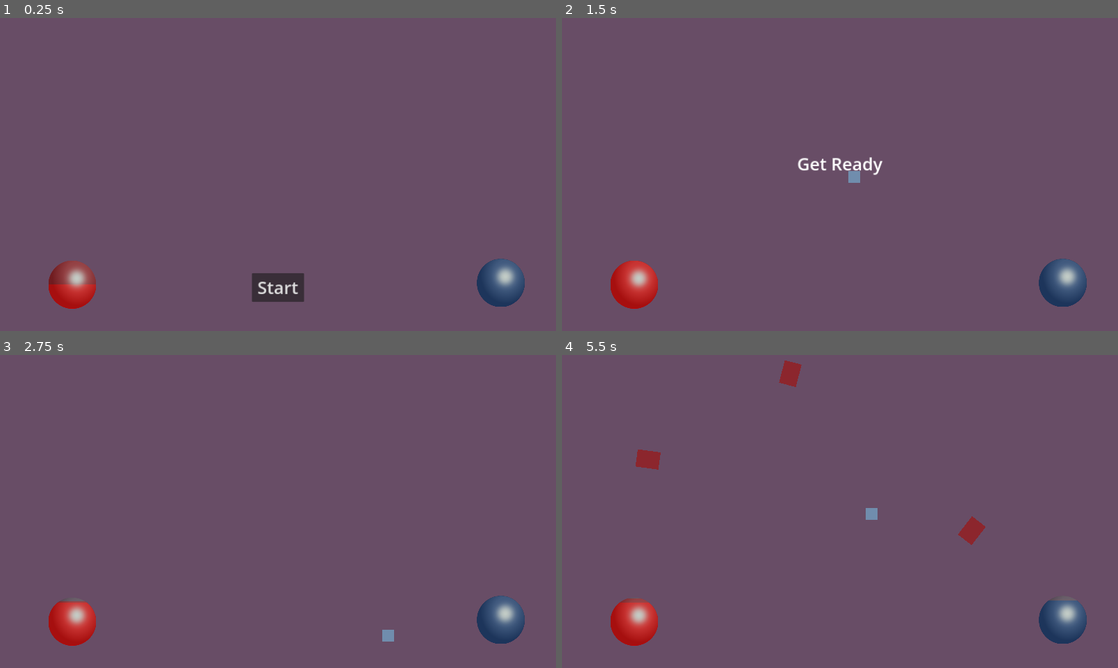
Above: before the commit, frames 1-4 (two rows, left to right).
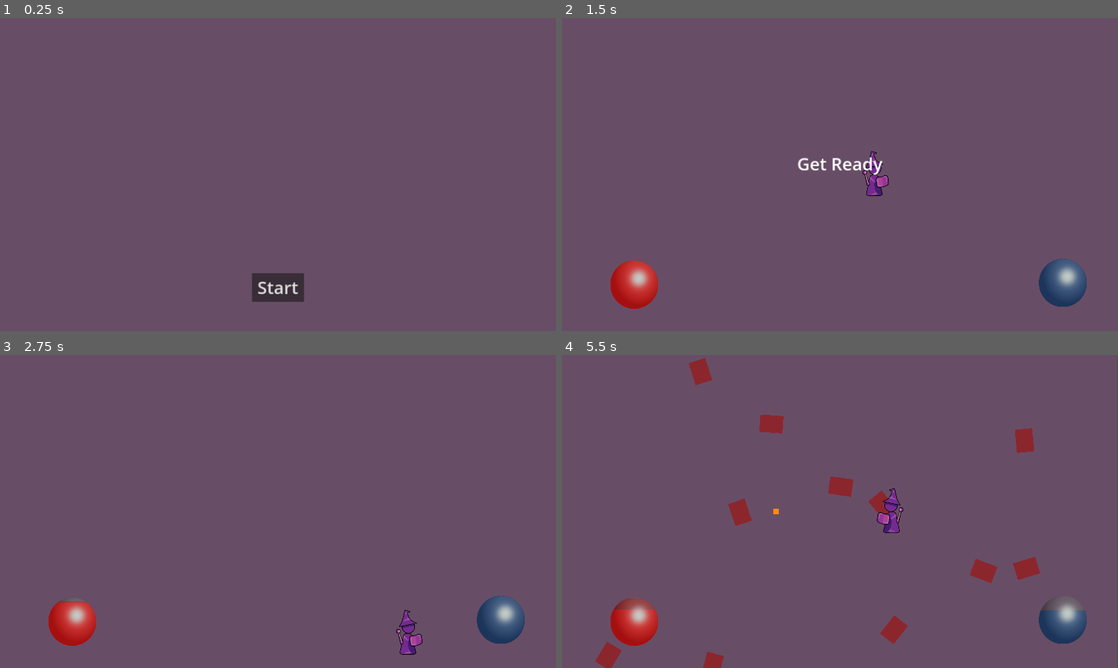
Above: after the commit, the same moments.

Repository: kurilluk/GDSJam23
Game: Godot game, scene res://assets/scenes/Main.tscn
Same seed, same stepped clock (60 frames per second), same inputs: the game is played once before the commit and once after it.
Inputs:
- Up to frame 1 (0.25 s): no input
- Up to frame 2 (1.5 s): click "Start" at 0.5 s; hold D (Right) from 1.28 s (still down); tap 1 (Potion_1) at 1.35 s
- Up to frame 3 (2.75 s): release D (Right) at 2.03 s; hold S (Down) from 2.03 s (still down); tap 2 (Potion_2) at 2.1 s
- Up to frame 4 (5.5 s): release S (Down) at 2.78 s; hold D (Right) 2.78-3.53 s; tap one key every 0.75 s from 2.85 s: 3 (Potion_3) 4 (Potion_4) 1 (Potion_1) 2 (Potion_2); hold W (Up) 3.53-4.28 s; hold A (Left) from 4.28 s (still down)

The runs differ from the first frame. In frame 1, 2.1% of the frame differs, in the area x 8-95%, y 76-93%; in frame 2, 0.4%; in frame 3, 0.4%; in frame 4, 4.0%, in the area x 6-100%, y 0-100%.

Commit message:
graphics n stuff

Diff:
--- /dev/null
+++ b/examples/dodge_the_creeps/assets/scenes/Fireball.tscn
@@ -0,0 +1,25 @@
+[gd_scene load_steps=3 format=3 uid="uid://ddifmu7obmqe2"]
+
+[ext_resource type="Script" path="res://assets/scripts/Fireball.gd" id="1_g27v3"]
+
+[sub_resource type="CircleShape2D" id="CircleShape2D_pdiw0"]
+radius = 15.0
+
+[node name="Fireball" type="Area2D" groups=["Projectile"]]
+script = ExtResource("1_g27v3")
+
+[node name="CollisionShape2D" type="CollisionShape2D" parent="."]
+shape = SubResource("CircleShape2D_pdiw0")
+
+[node name="VisibleOnScreenNotifier2D" type="VisibleOnScreenNotifier2D" parent="."]
+
+[node name="ProjectileRect" type="ColorRect" parent="."]
+z_index = 1
+offset_left = -10.0
+offset_top = -10.0
+offset_right = 10.0
+offset_bottom = 10.0
+
+[connection signal="area_entered" from="." to="." method="_on_area_entered"]
+[connection signal="body_entered" from="." to="." method="_on_body_entered"]
+[connection signal="screen_exited" from="VisibleOnScreenNotifier2D" to="." method="_on_screen_exited"]
--- a/examples/dodge_the_creeps/assets/scenes/HUD.tscn
+++ b/examples/dodge_the_creeps/assets/scenes/HUD.tscn
@@ -17,12 +17,13 @@
 [sub_resource type="StyleBoxFlat" id="StyleBoxFlat_lp17v"]
 bg_color = Color(0.0352941, 0.517647, 0.85098, 1)
 
-[node name="HUD" type="CanvasLayer" node_paths=PackedStringArray("HealthBar", "UnderlyingHealthBar", "ManaBar", "UnderlyingManaBar")]
+[node name="HUD" type="CanvasLayer" node_paths=PackedStringArray("HealthBar", "UnderlyingHealthBar", "ManaBar", "UnderlyingManaBar", "ColorFadeRect")]
 script = ExtResource("1_8bs4p")
 HealthBar = NodePath("HealthBar_simple")
 UnderlyingHealthBar = NodePath("UnderlyingHealthBar")
 ManaBar = NodePath("ManaBar_simple")
 UnderlyingManaBar = NodePath("UnderlyingManaBar")
+ColorFadeRect = NodePath("ColorFade")
 
 [node name="ScoreLabel" type="Label" parent="."]
 anchors_preset = 10
@@ -49,6 +50,7 @@
 horizontal_alignment = 1
 
 [node name="StartButton" type="Button" parent="."]
+z_index = 1000
 anchors_preset = 7
 anchor_left = 0.5
 anchor_top = 1.0
@@ -99,7 +101,7 @@
 offset_top = 837.0
 offset_right = 334.0
 offset_bottom = 1009.0
-value = 50.0
+value = 100.0
 fill_mode = 3
 texture_under = ExtResource("2_jl3v8")
 texture_over = ExtResource("3_4bm3m")
@@ -144,5 +146,14 @@
 tint_under = Color(0.207843, 0.207843, 0.207843, 1)
 tint_progress = Color(0.0509804, 0.152941, 0.317647, 0.768627)
 
+[node name="ColorFade" type="ColorRect" parent="."]
+modulate = Color(1, 1, 1, 0)
+z_index = 999
+offset_left = -99.0
+offset_top = -93.0
+offset_right = 2045.0
+offset_bottom = 1185.0
+mouse_filter = 2
+
 [connection signal="pressed" from="StartButton" to="." method="_on_StartButton_pressed"]
 [connection signal="timeout" from="MessageTimer" to="." method="_on_MessageTimer_timeout"]
--- a/examples/dodge_the_creeps/assets/scenes/Main.tscn
+++ b/examples/dodge_the_creeps/assets/scenes/Main.tscn
@@ -1,12 +1,14 @@
-[gd_scene load_steps=9 format=3 uid="uid://cyfwty2q3rdse"]
+[gd_scene load_steps=11 format=3 uid="uid://cyfwty2q3rdse"]
 
 [ext_resource type="Script" path="res://assets/scripts/Main.gd" id="1"]
 [ext_resource type="PackedScene" uid="uid://rkdnhqgf2hpj" path="res://assets/scenes/Mob.tscn" id="2"]
 [ext_resource type="PackedScene" uid="uid://4vwrqjegqwpj" path="res://assets/scenes/Player.tscn" id="3"]
 [ext_resource type="PackedScene" uid="uid://ccqoreueuxdb7" path="res://assets/scenes/HUD.tscn" id="4"]
 [ext_resource type="AudioStream" uid="uid://q2pf4fr8d0ks" path="res://art/House In a Forest Loop.ogg" id="5"]
+[ext_resource type="PackedScene" uid="uid://ddifmu7obmqe2" path="res://assets/scenes/Fireball.tscn" id="5_h27ax"]
 [ext_resource type="AudioStream" uid="uid://dw26fpygeag8o" path="res://art/gameover.wav" id="6"]
 [ext_resource type="PackedScene" uid="uid://da54cmhq2t3to" path="res://assets/scenes/Layer.tscn" id="7_23b4r"]
+[ext_resource type="Script" path="res://assets/scripts/Camera.gd" id="8_3uva2"]
 
 [sub_resource type="Curve2D" id="1"]
 _data = {
@@ -38,9 +40,10 @@
 
 [node name="Player" parent="." node_paths=PackedStringArray("Game_HUD") instance=ExtResource("3")]
 Game_HUD = NodePath("../HUD")
+Fireball = ExtResource("5_h27ax")
 
 [node name="StartPosition" type="Marker2D" parent="."]
-position = Vector2(890, 549)
+position = Vector2(960, 540)
 
 [node name="MobPath" type="Path2D" parent="."]
 curve = SubResource("1")
@@ -56,12 +59,10 @@
 [node name="Layers" type="Node2D" parent="."]
 
 [node name="Layer" parent="Layers" instance=ExtResource("7_23b4r")]
-position = Vector2(81, 568)
 background_color = Color(0.407843, 0.301961, 0.4, 1)
 enemy_main_color = Color(0.54902, 0.14902, 0.176471, 1)
 
 [node name="Layer_swap_x" parent="Layers" instance=ExtResource("7_23b4r")]
-position = Vector2(81, 568)
 enemy_main_color = Color(0.376471, 0.172549, 0.309804, 1)
 input_modification = {
 "Down": Vector2(0, 1),
@@ -77,7 +78,6 @@
 }
 
 [node name="Layer_swap_xy" parent="Layers" instance=ExtResource("7_23b4r")]
-position = Vector2(81, 568)
 background_color = Color(0.552941, 0.25098, 0.137255, 1)
 enemy_main_color = Color(0.0901961, 0.258824, 0.282353, 1)
 input_modification = {
@@ -106,7 +106,12 @@
 
 [node name="LayerSwitchTimer" type="Timer" parent="Timers"]
 wait_time = 10.0
-autostart = true
+
+[node name="CastMagickTimer" type="Timer" parent="Timers"]
+
+[node name="Camera2D" type="Camera2D" parent="."]
+position = Vector2(960, 540)
+script = ExtResource("8_3uva2")
 
 [connection signal="start_game" from="HUD" to="." method="new_game"]
 [connection signal="on_death" from="Player" to="." method="game_over"]
@@ -114,5 +119,6 @@
 [connection signal="timeout" from="Timers/ScoreTimer" to="." method="_on_ScoreTimer_timeout"]
 [connection signal="timeout" from="Timers/StartTimer" to="." method="_on_StartTimer_timeout"]
 [connection signal="timeout" from="Timers/LayerSwitchTimer" to="." method="_on_layer_switch_timer_timeout"]
+[connection signal="timeout" from="Timers/CastMagickTimer" to="Player" method="_on_cast_magick_timer_timeout"]
 
 [editable path="HUD"]
--- a/examples/dodge_the_creeps/assets/scenes/Mob.tscn
+++ b/examples/dodge_the_creeps/assets/scenes/Mob.tscn
@@ -48,7 +48,7 @@
 radius = 37.0
 height = 100.0
 
-[node name="Mob" type="RigidBody2D" groups=["mobs"]]
+[node name="Mob" type="RigidBody2D" groups=["Projectile", "mobs"]]
 collision_mask = 0
 gravity_scale = 0.0
 script = ExtResource("1_rt6dc")
--- a/examples/dodge_the_creeps/assets/scenes/Player.tscn
+++ b/examples/dodge_the_creeps/assets/scenes/Player.tscn
@@ -1,10 +1,11 @@
-[gd_scene load_steps=14 format=3 uid="uid://4vwrqjegqwpj"]
+[gd_scene load_steps=15 format=3 uid="uid://4vwrqjegqwpj"]
 
 [ext_resource type="Script" path="res://assets/scripts/Player.gd" id="1_xm0s2"]
 [ext_resource type="Texture2D" uid="uid://ftkxr8r4qghp" path="res://art/playerGrey_walk1.png" id="2_ngcnf"]
 [ext_resource type="Texture2D" uid="uid://couyhcegeihme" path="res://art/playerGrey_walk2.png" id="3_qyo00"]
 [ext_resource type="Texture2D" uid="uid://b4yyoafu8bi0q" path="res://art/playerGrey_up1.png" id="4_odtsq"]
 [ext_resource type="Texture2D" uid="uid://bko65a0nd66st" path="res://art/playerGrey_up2.png" id="5_cxyma"]
+[ext_resource type="Texture2D" uid="uid://3eg17k5kp83j" path="res://assets/sprites/player_test.png" id="6_cp04e"]
 
 [sub_resource type="SpriteFrames" id="1"]
 animations = [{
@@ -32,8 +33,8 @@
 }]
 
 [sub_resource type="CapsuleShape2D" id="2"]
-radius = 27.0
-height = 68.0
+radius = 33.0
+height = 154.0
 
 [sub_resource type="Gradient" id="3"]
 colors = PackedColorArray(1, 1, 1, 0.501961, 1, 1, 1, 0)
@@ -76,10 +77,16 @@
 speed_scale = 2.0
 
 [node name="ColorRect" type="ColorRect" parent="."]
-offset_left = -20.0
-offset_top = -20.0
-offset_right = 20.0
-offset_bottom = 20.0
+visible = false
+offset_left = -30.0
+offset_top = -30.0
+offset_right = 30.0
+offset_bottom = 30.0
 color = Color(0.439216, 0.552941, 0.678431, 1)
 
+[node name="Sprite2D" type="Sprite2D" parent="."]
+position = Vector2(0, -5)
+scale = Vector2(0.7, 0.7)
+texture = ExtResource("6_cp04e")
+
 [connection signal="body_entered" from="." to="." method="_on_Player_body_entered"]
--- /dev/null
+++ b/examples/dodge_the_creeps/assets/scripts/Camera.gd
@@ -0,0 +1,15 @@
+extends Camera2D
+
+@export var shake_duration := 0.5
+@export var shake_times := 10
+@export var shake_scale := 2
+
+func camera_shake(dmg_scale):
+	var tween = create_tween()
+	for i in range(shake_times):
+		var target_location = Vector2(
+			randf_range(-shake_scale * dmg_scale, shake_scale * dmg_scale),
+			randf_range(-shake_scale * dmg_scale, shake_scale * dmg_scale)
+		)
+		tween.tween_property(self, "offset", target_location, shake_duration / shake_times)
+	tween.tween_property(self, "offset", Vector2.ZERO, shake_duration / shake_times)
--- /dev/null
+++ b/examples/dodge_the_creeps/assets/scripts/Collidable.gd
@@ -0,0 +1,5 @@
+extends CollisionObject2D
+class_name Collidable
+
+func on_collision(other: CollisionObject2D):
+	pass
--- /dev/null
+++ b/examples/dodge_the_creeps/assets/scripts/Fireball.gd
@@ -0,0 +1,56 @@
+extends Area2D
+class_name Fireball
+
+var speed: int
+var direction: Vector2
+var on_death_callback: Callable
+var ignore_target
+
+func set_color(new_color):
+	$ProjectileRect.color = new_color
+
+func set_speed(new_speed):
+	self.speed = new_speed
+
+func set_ignore_target(target):
+	self.ignore_target = target
+
+func set_rot(rotation):
+	pass
+
+func set_dir(new_direction):
+	self.direction = new_direction
+	pass
+
+func set_pos(new_position):
+	position = new_position
+	pass
+
+# Called every frame. 'delta' is the elapsed time since the previous frame.
+func _process(delta):
+	position = position + (direction * speed * delta)
+	#print("process called: " + str(position) + " " + str(speed) + " " + str(direction))
+	pass
+
+func _on_screen_exited():
+	destroy_self()
+	pass # Replace with function body.
+
+func destroy_self():
+	on_death_callback.bind(self).call()
+	queue_free()
+
+func _on_body_entered(body):
+	if body.is_in_group("Player"):
+		pass # Replace with function body.
+	if body.is_in_group("mobs"):
+		destroy_self()
+		body.die()
+
+
+func _on_area_entered(area):
+	if area.is_in_group("Player") and ignore_target != "Player":
+		destroy_self()
+	if area.is_in_group("Projectile"):
+		destroy_self()
+	pass # Replace with function body.
--- a/examples/dodge_the_creeps/assets/scripts/HUD.gd
+++ b/examples/dodge_the_creeps/assets/scripts/HUD.gd
@@ -7,6 +7,8 @@
 @export var ManaBar: TextureProgressBar
 @export var UnderlyingManaBar: TextureProgressBar
 
+@export var ColorFadeRect: ColorRect
+
 @export var bar_tween_first_dur = 0.15
 @export var bar_tween_second_dur = 0.15
 @export var bar_tween_third_dur = 0.5
@@ -14,16 +16,40 @@
 var health_tween: Tween
 var mana_tween: Tween
 
+func _ready():
+	hud_bars_hidden()
+
 func show_message(text):
 	$MessageLabel.text = text
 	$MessageLabel.show()
 	$MessageTimer.start()
 
+func show_hud_bars():
+	var bars = [HealthBar, UnderlyingHealthBar, ManaBar, UnderlyingManaBar]
+	var show_tween = create_tween()
+	show_tween.set_parallel(true)
+	for bar in bars:
+		bar.modulate = Color.TRANSPARENT
+		show_tween.tween_property(bar, "modulate", Color.WHITE, 1.0).set_ease(Tween.EASE_OUT).set_trans(Tween.TRANS_QUAD)
+
+func hide_hud_bars():
+	var bars = [HealthBar, UnderlyingHealthBar, ManaBar, UnderlyingManaBar]
+	var hide_tween = create_tween()
+	hide_tween.set_parallel(true)
+	for bar in bars:
+		bar.modulate = Color.WHITE
+		hide_tween.tween_property(bar, "modulate", Color.TRANSPARENT, 0.5).set_ease(Tween.EASE_OUT).set_trans(Tween.TRANS_QUAD)
+
 func set_hud_bars():
-	HealthBar.max_value = 100
-	HealthBar.value = 100
-	ManaBar.max_value = 100
-	ManaBar.value = 100
+	var bars = [HealthBar, UnderlyingHealthBar, ManaBar, UnderlyingManaBar]
+	for bar in bars:
+		bar.max_value = 100
+		bar.value = 100
+
+func hud_bars_hidden():
+	var bars = [HealthBar, UnderlyingHealthBar, ManaBar, UnderlyingManaBar]
+	for bar in bars:
+		bar.modulate = Color.TRANSPARENT
 
 func update_bar(old_value, new_value, type):
 	var tweener: Tween
@@ -68,6 +94,17 @@
 	await get_tree().create_timer(1).timeout
 	$StartButton.show()
 
+func scene_fade_in():
+	pass
+
+func fade_layer_switch(callback: Callable):
+	ColorFadeRect.color = Color.WHITE
+	ColorFadeRect.modulate = Color.TRANSPARENT
+	var layer_fade_tween = create_tween()
+
+	layer_fade_tween.tween_property(ColorFadeRect, "modulate", Color.WHITE, 0.25).set_ease(Tween.EASE_OUT).set_trans(Tween.TRANS_CUBIC)
+	layer_fade_tween.tween_property(ColorFadeRect, "modulate", Color.TRANSPARENT, 0.1).set_ease(Tween.EASE_IN).set_trans(Tween.TRANS_CUBIC)
+	layer_fade_tween.tween_callback(callback)
 
 func update_score(score):
 	$ScoreLabel.text = str(score)
--- a/examples/dodge_the_creeps/assets/scripts/Main.gd
+++ b/examples/dodge_the_creeps/assets/scripts/Main.gd
@@ -3,9 +3,12 @@
 @export var background: ColorRect
 @export var layers: Array[Layer]
 @export var mob_scene: PackedScene
+
+@export var enemy_spawn_amount = 2
 var score
 var current_layer
 var enemies: Array[Mob]
+var projectiles: Array[Fireball]
 
 func _ready() -> void:
 	pass
@@ -13,7 +16,10 @@
 func game_over():
 	$Timers/ScoreTimer.stop()
 	$Timers/MobTimer.stop()
+	$Timers/CastMagickTimer.stop()
+	$Timers/LayerSwitchTimer.stop()
 	$HUD.show_game_over()
+	$HUD.hide_hud_bars()
 	$Music.stop()
 	#$DeathSound.play()
 
@@ -21,11 +27,19 @@
 	get_tree().call_group(&"mobs", &"queue_free")
 	score = 0
 	$Player.start($StartPosition.position)
+	$Player.projectile_append = Callable(self, "append_projectile")
+	$Player.projectile_erase = Callable(self, "erase_projectile")
 	$Timers/StartTimer.start()
 	$HUD.update_score(score)
 	$HUD.show_message("Get Ready")
+	$HUD.show_hud_bars()
 	set_new_layer(layers[0])
 
+func append_projectile(projectile):
+	projectiles.append(projectile)
+
+func erase_projectile(projectile):
+	projectiles.erase(projectile)
 	#$Music.play()
 func set_new_layer(layer: Layer):
 	current_layer = layer
@@ -44,31 +58,32 @@
 		enemy.set_color(color)
 
 func _on_MobTimer_timeout():
+	for i in enemy_spawn_amount:
 	# Create a new instance of the Mob scene.
-	var mob = mob_scene.instantiate()
+		var mob = mob_scene.instantiate()
 
 	# Choose a random location on Path2D.
-	var mob_spawn_location = get_node(^"MobPath/MobSpawnLocation")
-	mob_spawn_location.progress = randi()
+		var mob_spawn_location = get_node(^"MobPath/MobSpawnLocation")
+		mob_spawn_location.progress = randi()
 
 	# Set the mob's direction perpendicular to the path direction.
-	var direction = mob_spawn_location.rotation + PI / 2
+		var direction = mob_spawn_location.rotation + PI / 2
 
 	# Set the mob's position to a random location.
-	mob.position = mob_spawn_location.position
+		mob.position = mob_spawn_location.position
 
 	# Add some randomness to the direction.
-	direction += randf_range(-PI / 4, PI / 4)
-	mob.rotation = direction
+		direction += randf_range(-PI / 4, PI / 4)
+		mob.rotation = direction
 
 	# Choose the velocity for the mob.
-	var velocity = Vector2(randf_range(650.0, 850.0), 0.0)
-	mob.linear_velocity = velocity.rotated(direction)
+		var velocity = Vector2(randf_range(650.0, 850.0), 0.0)
+		mob.linear_velocity = velocity.rotated(direction)
 
-	mob.set_color(current_layer.enemy_main_color)
-	enemies.append(mob)
+		mob.set_color(current_layer.enemy_main_color)
+		enemies.append(mob)
 	# Spawn the mob by adding it to the Main scene.
-	add_child(mob)
+		add_child(mob)
 
 func _on_ScoreTimer_timeout():
 	score += 1
@@ -77,8 +92,13 @@
 func _on_StartTimer_timeout():
 	$Timers/MobTimer.start()
 	$Timers/ScoreTimer.start()
+	$Timers/CastMagickTimer.start()
+	$Timers/LayerSwitchTimer.start()
 
 func _on_layer_switch_timer_timeout():
+	$HUD.fade_layer_switch(Callable(self, "set_new_layer_callback"))
+
+func set_new_layer_callback():
 	var new_layer = get_rand_layer()
 	while new_layer == current_layer:
 		new_layer = get_rand_layer()
--- a/examples/dodge_the_creeps/assets/scripts/Mob.gd
+++ b/examples/dodge_the_creeps/assets/scripts/Mob.gd
@@ -11,3 +11,6 @@
 
 func set_color(new_color):
 	$ColorRect.color = new_color
+
+func die():
+	queue_free()
--- a/examples/dodge_the_creeps/assets/scripts/Player.gd
+++ b/examples/dodge_the_creeps/assets/scripts/Player.gd
@@ -5,12 +5,21 @@
 @export var SPEED = 600 # How fast the player will move (pixels/sec).
 @export var PLAYER_MAX_HEALTH = 100
 @export var PLAYER_MAX_MANA = 100
+@export var MAGICKS_MANA_COST = 10
 @export var Game_HUD: HUD
+
+@export var Fireball: PackedScene
+
+var magick_dirs = [Vector2.UP, Vector2.DOWN, Vector2.LEFT, Vector2.RIGHT]
+
 var health
 var mana
-var player_dead
+var player_dead = true
 var screen_size # Size of the game window.
 
+var velocity
+var projectile_append: Callable
+var projectile_erase: Callable
 signal on_death
 
 var player_inputs = {
@@ -31,7 +40,7 @@
 	0: Callable(self, "potion_heal").bind(10),
 	1: Callable(self, "potion_hurt").bind(10),
 	2: Callable(self, "potion_gain_mana").bind(10),
-	3: Callable(self, "potion_lose_mana").bind(10),
+	3: Callable(self, "potion_loose_mana").bind(10),
 }
 
 func _ready():
@@ -45,7 +54,7 @@
 	handle_potion_inputs()
 
 func handle_movement(delta):
-	var velocity = Vector2.ZERO # The player's movement vector.
+	velocity = Vector2.ZERO # The player's movement vector.
 	for action in player_inputs:
 		if Input.is_action_pressed(action):
 			velocity += player_inputs[action]
@@ -59,21 +68,41 @@
 	position += velocity * delta
 	position = position.clamp(Vector2.ZERO, screen_size)
 
-	if velocity.x != 0:
-		$AnimatedSprite2D.animation = &"right"
-		$AnimatedSprite2D.flip_v = false
-		$Trail.rotation = 0
-		$AnimatedSprite2D.flip_h = velocity.x < 0
-	elif velocity.y != 0:
-		$AnimatedSprite2D.animation = &"up"
-		$AnimatedSprite2D.flip_v = velocity.y > 0
-		$Trail.rotation = PI if velocity.y > 0 else 0
+	if velocity.x > 0:
+		$Sprite2D.flip_h = true
+	elif velocity.x < 0:
+		$Sprite2D.flip_h = false
+	#if velocity.x != 0:
+	#	$AnimatedSprite2D.animation = &"right"
+	#	$AnimatedSprite2D.flip_v = false
+	#	$Trail.rotation = 0
+	#	$AnimatedSprite2D.flip_h = velocity.x < 0
+	#elif velocity.y != 0:
+	#	$AnimatedSprite2D.animation = &"up"
+	#	$AnimatedSprite2D.flip_v = velocity.y > 0
+	#	$Trail.rotation = PI if velocity.y > 0 else 0
 
 func handle_potion_inputs():
 	for potion_action in potion_input_effects:
 		if Input.is_action_just_pressed(potion_action):
 			var potion_func: Callable = potion_effects[potion_input_effects[potion_action]]
 			potion_func.call()
+
+func cast_magicks():
+
+	for dir in magick_dirs:
+		var fireball = Fireball.instantiate()
+		get_tree().root.get_node("Main").add_child(fireball)
+
+		fireball.set_pos(position + (dir * 30))
+		fireball.set_dir(dir)
+		fireball.set_color(Color.DARK_ORANGE)
+		fireball.set_speed(1000)
+		fireball.set_ignore_target("Player")
+		fireball.on_death_callback = projectile_erase
+
+		projectile_append.bind(fireball).call()
+
 
 func set_player_inputs(new_player_inputs):
 	player_inputs = new_player_inputs
@@ -108,7 +137,7 @@
 	mana = new_mana
 	pass
 
-func potion_lose_mana(value):
+func potion_loose_mana(value):
 	var new_mana = clamp(mana - value, 0, PLAYER_MAX_MANA)
 	Game_HUD.update_mana(mana, new_mana);
 	mana = new_mana
@@ -126,7 +155,13 @@
 	#temp
 	Game_HUD.update_health(health, health - 15)
 	health -= 15
-
+	get_viewport().get_camera_2d().camera_shake(5)
 	check_player_health()
 	# Must be deferred as we can't change physics properties on a physics callback.
 #	$CollisionShape2D.set_deferred(&"disabled", true)
+
+
+func _on_cast_magick_timer_timeout():
+	if mana >= MAGICKS_MANA_COST:
+		cast_magicks()
+		potion_loose_mana(MAGICKS_MANA_COST)
Binary file added: examples/dodge_the_creeps/assets/sprites/player_test.png
Not shown, added: examples/dodge_the_creeps/assets/sprites/player_test.png.import
Not shown, added: examples/dodge_the_creeps/export_presets.cfg
